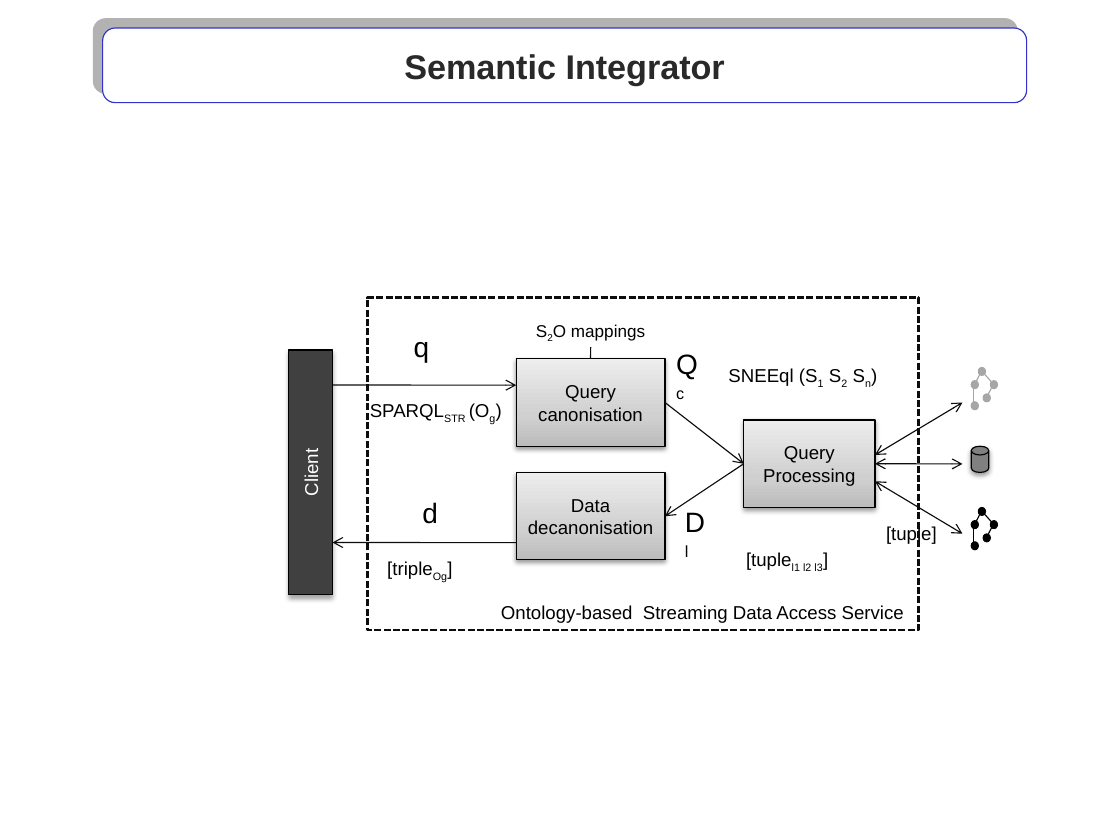
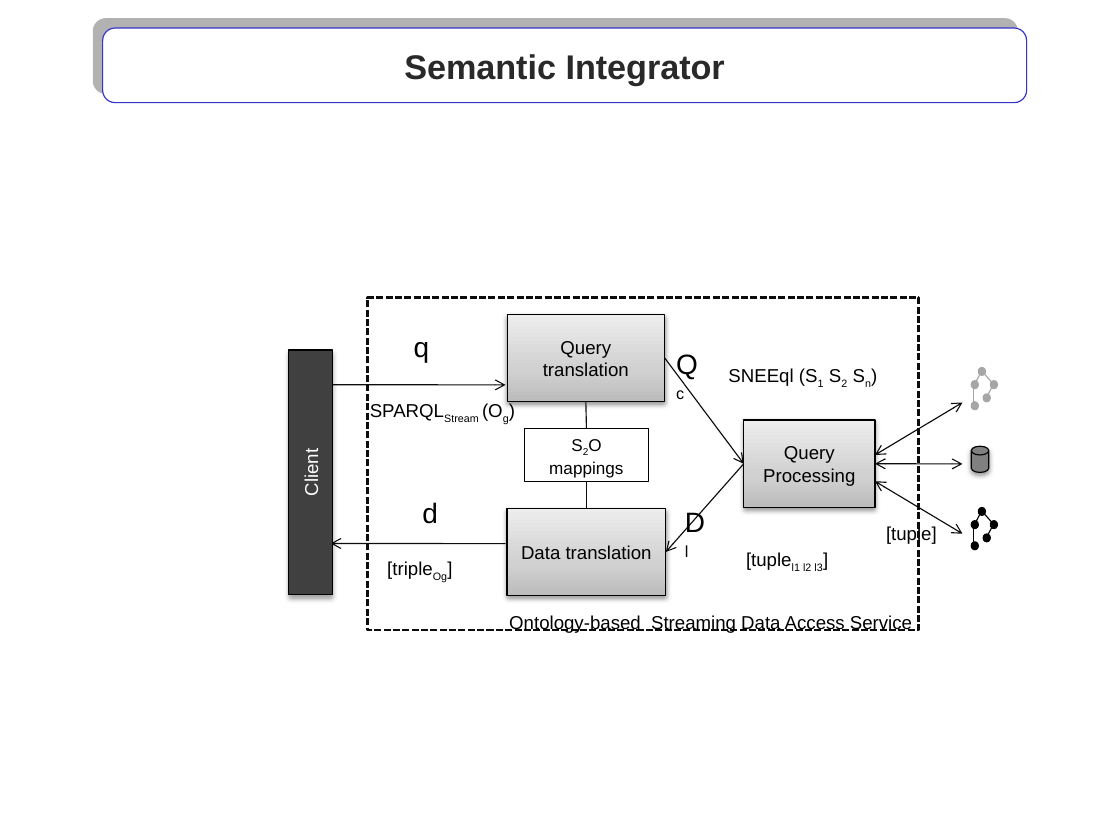
Before and after one commit to jpcik/morph-streams, a slide deck: slide 11 of doc/dis/SemanticStreamingDA/img/drawings.pptx (slide 10 before the commit). Drawn at 1120x840 pixels with LibreOffice and Linux fonts; fonts in the diff are those of the drawing; background and template pictures are left out. Boxes give left, top, right and bottom in pixels: in the first picture for what was removed or moved away, otherwise in the second. Text is boxed around its words. In the diff, an @@ line names an element or a change of style, - is before the commit and + after.

```diff
--- a/doc/dis/SemanticStreamingDA/img/drawings.pptx
+++ b/doc/dis/SemanticStreamingDA/img/drawings.pptx
@@ rectangle "Query translation": place and size @@
-rectangle "Query translation" at [516,358,665,446]
+rectangle "Query translation" at [507,315,665,402]
@@ text in rectangle at [543,341,629,376]: text changed @@
-Query canonisation
+Query translation
@@ arrow moved from (665, 402) - (744, 464) to (664, 358) - (744, 464) @@
@@ arrow moved from (324, 385) - (516, 385) to (330, 385) - (505, 385) @@
@@ line moved from (590, 347) - (590, 358) to (587, 429) - (586, 402) @@
@@ rectangle "S2O mappings": place and size @@
-rectangle "S2O mappings" at [571,324,645,341]
+rectangle "S2O mappings" at [525,429,648,482]
@@ rectangle "S2O mappings" at [525,429,648,482]: outline none to #000000 0.5 pt @@
@@ arrow moved from (744, 464) - (665, 516) to (744, 464) - (665, 552) @@
@@ rectangle "Data translation": place and size @@
-rectangle "Data translation" at [516,473,665,560]
+rectangle "Data translation" at [507,508,666,596]
@@ line added from (587, 508) to (587, 482), #0D0D0D 0.75 pt @@
@@ arrow moved from (516, 543) - (333, 542) to (505, 543) - (330, 543) @@
@@ text in rectangle at [521,545,652,559]: text changed @@
-Data decanonisation
+Data translation
@@ text "Ontology-based Streaming Data Access Service": place and size @@
-text "Ontology-based Streaming Data Access Service" at [501,605,904,623]
+text "Ontology-based Streaming Data Access Service" at [509,615,912,633]
```
Also in this commit, not shown: 1 slide added, 30 other files.
